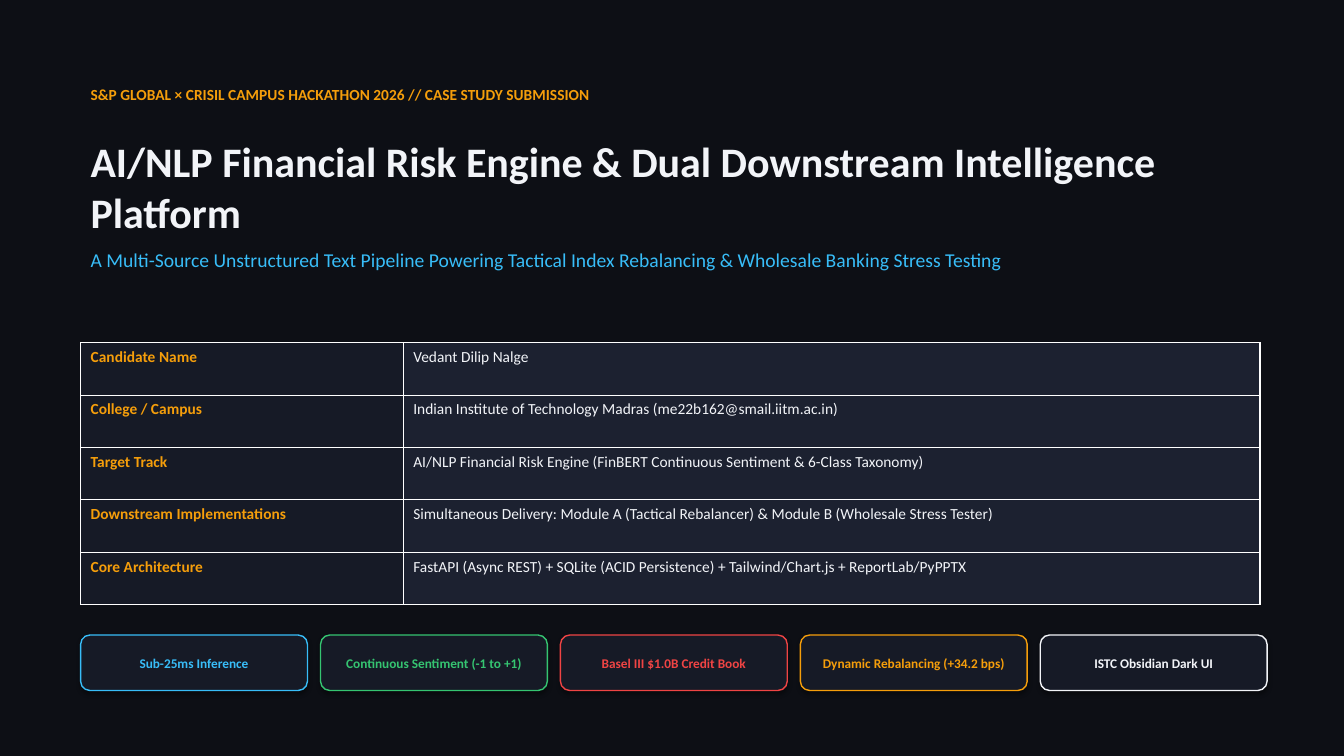
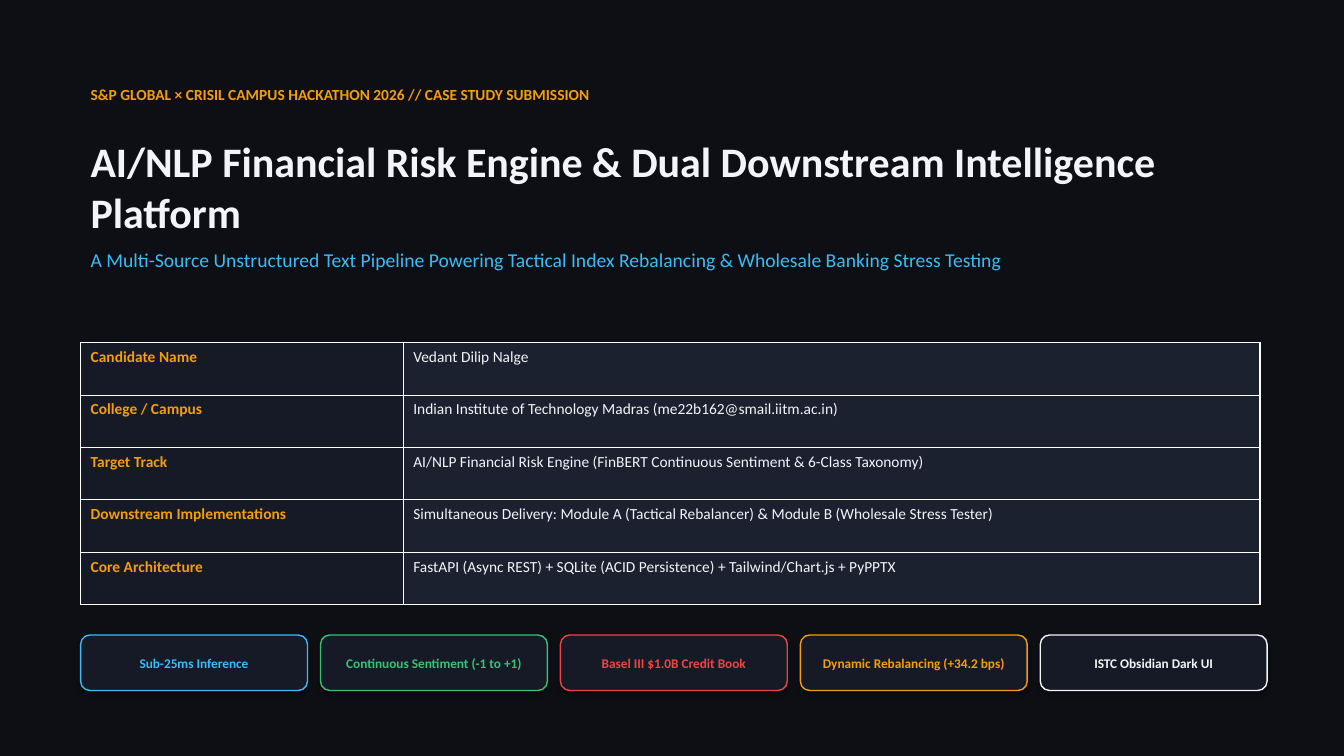
Before and after one commit to Vedant-Nalge/S-P-Crisil-Hackathon, a slide deck: slide 1 of docs/presentation.pptx. Drawn at 1344x756 pixels with LibreOffice and Linux fonts; fonts in the diff are those of the drawing. Boxes give left, top, right and bottom in pixels: in the first picture for what was removed or moved away, otherwise in the second. Text is boxed around its words. In the diff, an @@ line names an element or a change of style, - is before the commit and + after.

```diff
--- a/docs/presentation.pptx
+++ b/docs/presentation.pptx
@@ table at <box>81,343,1260,605</box> @@
-row 5, column 2: FastAPI (Async REST) + SQLite (ACID Persistence) + Tailwind/Chart.js + ReportLab/PyPPTX
+row 5, column 2: FastAPI (Async REST) + SQLite (ACID Persistence) + Tailwind/Chart.js + PyPPTX
```
Also in this commit, not shown: 3 other slides changed, 1 slide added, 1 slide removed, 9 other files.
